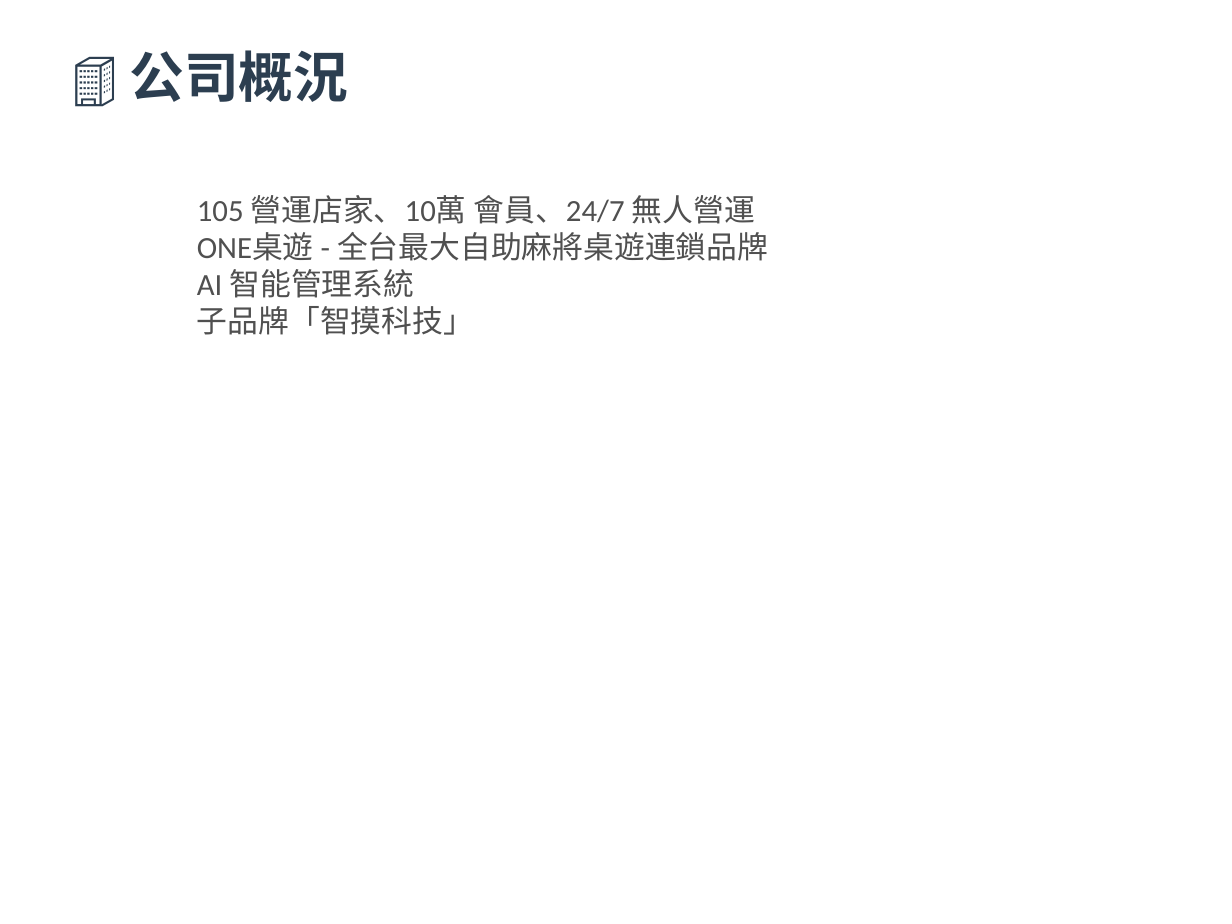
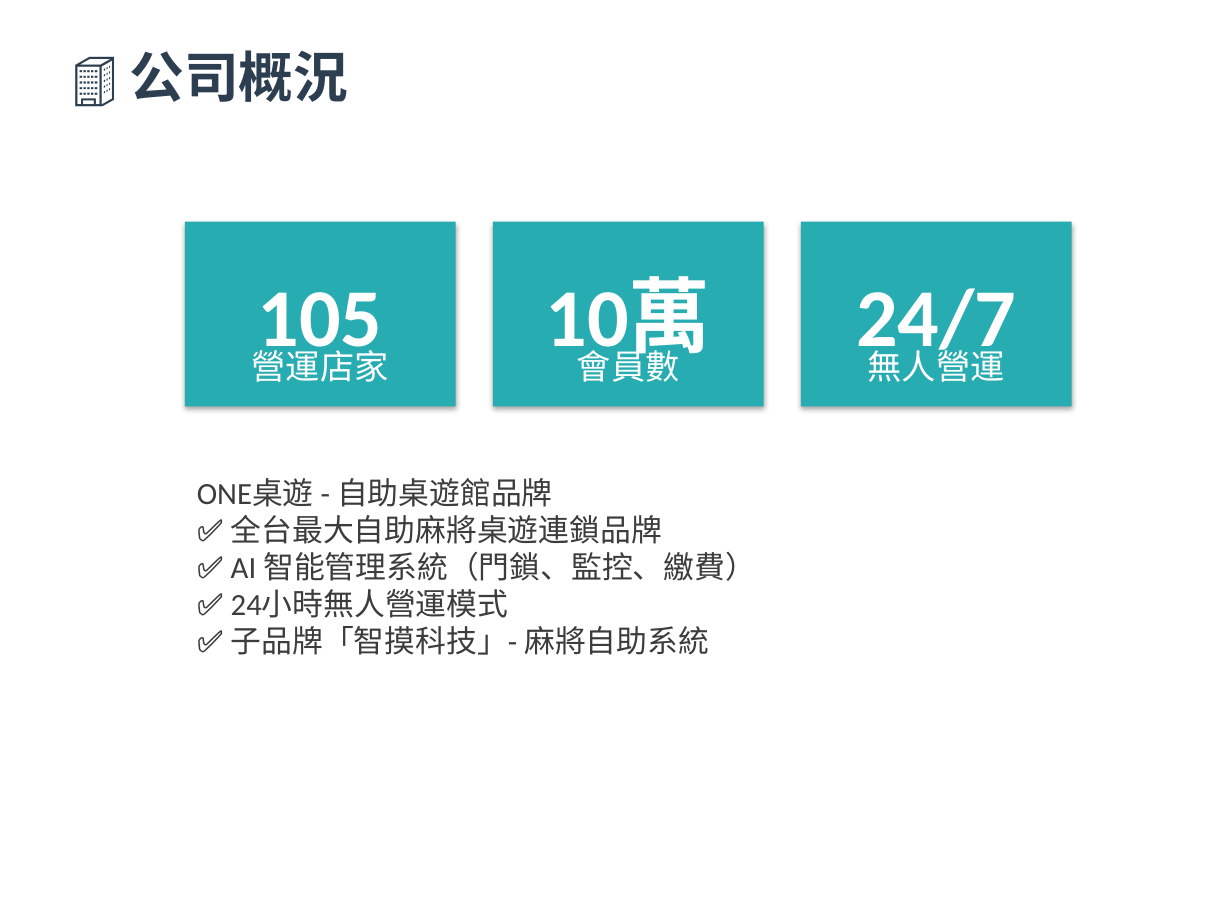
Before and after one commit to ken0900101318-beep/company-training, a slide deck: slide 2 of 遊戲家新人教育訓練（完整版 v2.1 - 24張）.pptx. Drawn at 1232x924 pixels with LibreOffice and Linux fonts; fonts in the diff are those of the drawing. Boxes give left, top, right and bottom in pixels: in the first picture for what was removed or moved away, otherwise in the second. Text is boxed around its words. In the diff, an @@ line names an element or a change of style, - is before the commit and + after.

```diff
--- a/遊戲家新人教育訓練（完整版 v2.1 - 24張）.pptx
+++ b/遊戲家新人教育訓練（完整版 v2.1 - 24張）.pptx
@@ rectangle added at [185, 222, 456, 407], fill #27ACB2 @@
@@ rectangle added at [493, 222, 764, 407], fill #27ACB2 @@
@@ rectangle added at [801, 222, 1072, 407], fill #27ACB2 @@
@@ text added at [258, 292, 383, 366], 48 pt, text #FFFFFF, bold @@
+105
@@ text added at [546, 279, 711, 366], 48 pt, text #FFFFFF, bold @@
+10萬
@@ text added at [856, 288, 1016, 366], 48 pt, text #FFFFFF, bold @@
+24/7
@@ text added at [252, 344, 389, 382], 20 pt, text #FFFFFF @@
+營運店家
@@ text added at [577, 344, 680, 382], 20 pt, text #FFFFFF @@
+會員數
@@ text added at [868, 344, 1005, 382], 20 pt, text #FFFFFF @@
+無人營運
@@ text at [197, 478, 756, 655]: text changed; text colour #505050 to #3C3C3C @@
-105 營運店家、10萬 會員、24/7 無人營運
-ONE桌遊 - 全台最大自助麻將桌遊連鎖品牌
-AI 智能管理系統
-子品牌「智摸科技」
+ONE桌遊 - 自助桌遊館品牌
+✅ 全台最大自助麻將桌遊連鎖品牌
+✅ AI 智能管理系統（門鎖、監控、繳費）
+✅ 24小時無人營運模式
+✅ 子品牌「智摸科技」- 麻將自助系統
```
Also in this commit, not shown: 22 other slides changed.
